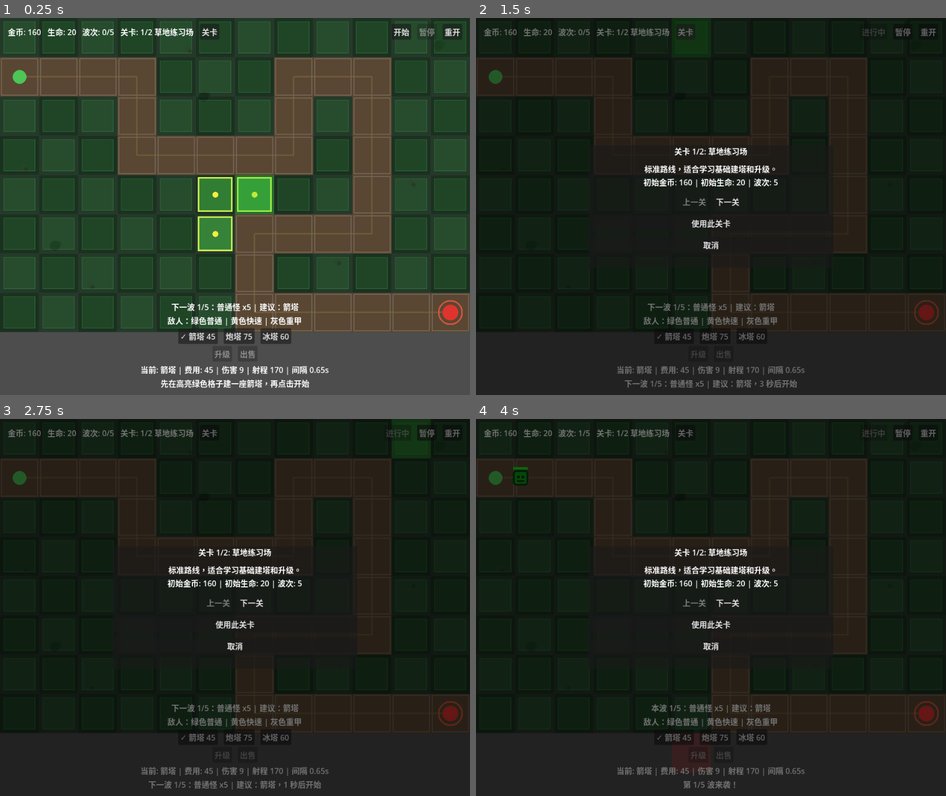
Above: before the commit, frames 1-4 (two rows, left to right).
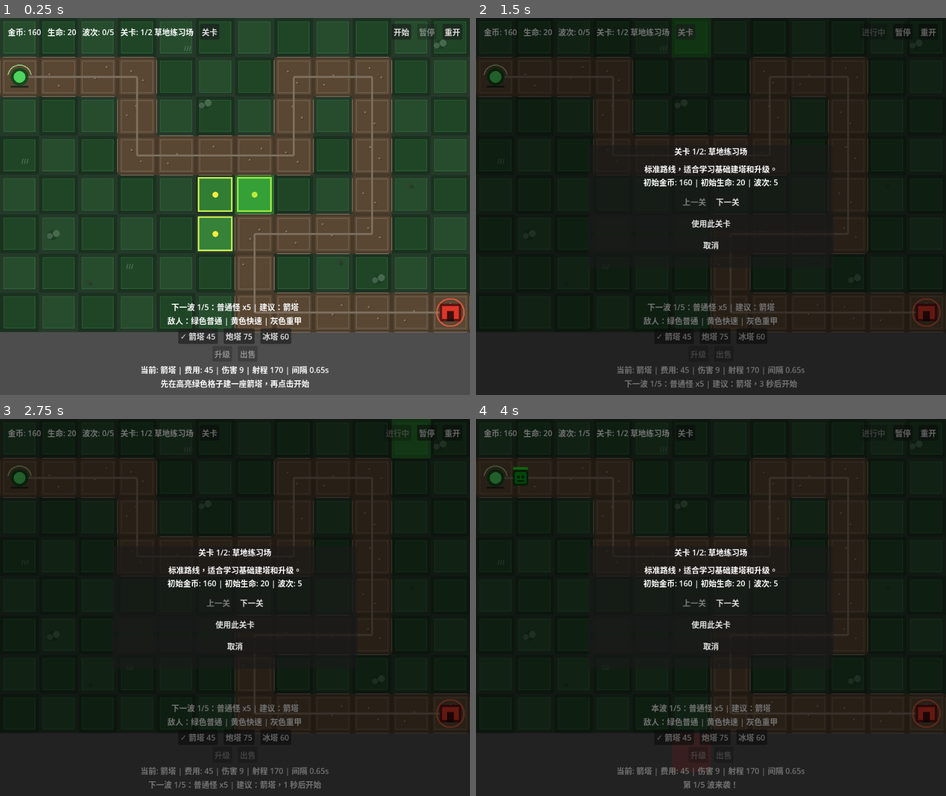
Above: after the commit, the same moments.

Repository: liang04/TowerDefense
Game: Godot game, scene res://scenes/main.tscn
Two runs of this game, one before a commit and one after it. Both use one fixed random seed, a clock stepped at 60 frames per second and the inputs below.
Inputs:
- Up to frame 1 (0.25 s): no input
- Up to frame 2 (1.5 s): click "开始" at 0.5 s; click "关卡" at 1.25 s
- Up to frame 3 (2.75 s): click "暂停" at 2 s
- Up to frame 4 (4 s): click "重开" at 2.75 s; click "✓ 箭塔 45" at 3.5 s

The runs differ from the first frame. In frame 1, 6.0% of the frame differs, in the area x 0-100%, y 5-84%; in frame 2, 0.7%; in frame 3, 0.7%; in frame 4, 0.7%.

Commit message:
Improve map background details

Diff:
--- a/scripts/main.gd
+++ b/scripts/main.gd
@@ -272,20 +272,43 @@
 			tint.a = 0.45
 			draw_rect(Rect2(cell_origin, Vector2(GameManager.CELL_SIZE, GameManager.CELL_SIZE)), tint)
 
-	# 固定装饰点，避免运行时随机导致地图闪烁。
-	var decorations := [
-		Vector2(1.4, 5.8), Vector2(2.3, 6.8), Vector2(4.8, 0.8),
-		Vector2(5.2, 2.0), Vector2(8.6, 6.2), Vector2(10.5, 4.2),
-		Vector2(11.2, 0.7), Vector2(0.6, 3.8)
+	_draw_ground_details(background_color)
+
+func _draw_ground_details(background_color: Color) -> void:
+	var grass_color := background_color.lightened(0.28)
+	var dark_grass := background_color.darkened(0.18)
+	var rock_color := Color(0.18, 0.18, 0.16, 0.58)
+	var details := [
+		{"cell": Vector2i(1, 5), "offset": Vector2(28, 42), "kind": "bush"},
+		{"cell": Vector2i(2, 6), "offset": Vector2(20, 58), "kind": "rock"},
+		{"cell": Vector2i(4, 0), "offset": Vector2(62, 62), "kind": "grass"},
+		{"cell": Vector2i(5, 2), "offset": Vector2(18, 16), "kind": "bush"},
+		{"cell": Vector2i(8, 6), "offset": Vector2(52, 16), "kind": "rock"},
+		{"cell": Vector2i(10, 4), "offset": Vector2(36, 20), "kind": "rock"},
+		{"cell": Vector2i(11, 0), "offset": Vector2(18, 54), "kind": "bush"},
+		{"cell": Vector2i(0, 3), "offset": Vector2(50, 52), "kind": "grass"},
+		{"cell": Vector2i(3, 6), "offset": Vector2(24, 26), "kind": "grass"},
+		{"cell": Vector2i(9, 6), "offset": Vector2(52, 52), "kind": "bush"},
 	]
-	for i in range(decorations.size()):
-		var pos: Vector2 = decorations[i] * GameManager.CELL_SIZE
-		if i % 3 == 0:
-			draw_circle(pos, 10.0, Color(0.07, 0.13, 0.08, 0.65))
-			draw_circle(pos + Vector2(7, -3), 7.0, Color(0.08, 0.16, 0.09, 0.55))
-		else:
-			draw_circle(pos, 6.0, Color(0.18, 0.18, 0.16, 0.6))
-			draw_circle(pos + Vector2(5, 4), 4.0, Color(0.1, 0.1, 0.09, 0.55))
+
+	for detail in details:
+		var cell: Vector2i = detail["cell"]
+		if cell in GameManager.path_cells:
+			continue
+
+		var pos: Vector2 = Vector2(cell.x, cell.y) * GameManager.CELL_SIZE + detail["offset"]
+		match String(detail["kind"]):
+			"bush":
+				draw_circle(pos, 10.0, dark_grass)
+				draw_circle(pos + Vector2(7, -3), 7.0, grass_color.darkened(0.12))
+				draw_circle(pos + Vector2(-6, 2), 6.0, grass_color.darkened(0.2))
+			"rock":
+				draw_circle(pos, 6.0, rock_color)
+				draw_circle(pos + Vector2(5, 4), 4.0, rock_color.darkened(0.35))
+			_:
+				for blade in range(3):
+					var x := float(blade * 5 - 5)
+					draw_line(pos + Vector2(x, 5), pos + Vector2(x + 2, -5), grass_color, 1.6)
 
 func _draw_buildable_cells() -> void:
 	var buildable_color := GameManager.get_level_buildable_color()
@@ -344,20 +367,61 @@
 			GameManager.CELL_SIZE,
 			GameManager.CELL_SIZE
 		)
-		draw_rect(rect, path_color)
-		draw_rect(rect.grow(-3), path_color.lightened(0.16), false, 2.0)
+		draw_rect(rect, path_color.darkened(0.2))
+		draw_rect(rect.grow(-4), path_color)
+		draw_rect(rect.grow(-8), path_color.lightened(0.12), false, 1.5)
+		_draw_path_cell_details(cell, path_color)
 
 	# 绘制路径点连线（辅助线）
 	if GameManager.path_points.size() > 1:
 		for i in range(GameManager.path_points.size() - 1):
 			draw_line(GameManager.path_points[i], GameManager.path_points[i + 1],
-					  Color(0.5, 0.4, 0.25, 0.6), 3.0)
+					  path_color.lightened(0.22), 4.0)
 
 		var start_point := GameManager.path_points[0]
 		var end_point := GameManager.path_points[GameManager.path_points.size() - 1]
-		draw_circle(start_point, 14.0, Color(0.3, 0.8, 0.35, 0.95))
-		draw_circle(end_point, 16.0, Color(0.9, 0.2, 0.18, 0.95))
-		draw_arc(end_point, 24.0, 0.0, TAU, 32, Color(1.0, 0.35, 0.25, 0.75), 3.0)
+		_draw_start_marker(start_point)
+		_draw_goal_marker(end_point)
+
+func _draw_path_cell_details(cell: Vector2i, path_color: Color) -> void:
+	var base := Vector2(cell.x, cell.y) * GameManager.CELL_SIZE
+	var seed := cell.x * 37 + cell.y * 53
+	var pebble_color := path_color.lightened(0.25)
+	var shadow_color := path_color.darkened(0.28)
+
+	for i in range(2):
+		var offset := Vector2(
+			float(18 + ((seed + i * 19) % 43)),
+			float(18 + ((seed * 3 + i * 23) % 42))
+		)
+		var pos := base + offset
+		draw_circle(pos, 2.5, shadow_color)
+		draw_circle(pos + Vector2(-1, -1), 1.6, pebble_color)
+
+	for direction in [Vector2i(1, 0), Vector2i(-1, 0), Vector2i(0, 1), Vector2i(0, -1)]:
+		var neighbor: Vector2i = cell + direction
+		if neighbor in GameManager.path_cells:
+			continue
+
+		if direction.x != 0:
+			var x := base.x + (GameManager.CELL_SIZE if direction.x > 0 else 0)
+			draw_line(Vector2(x, base.y + 6), Vector2(x, base.y + GameManager.CELL_SIZE - 6), path_color.lightened(0.18), 2.0)
+		else:
+			var y := base.y + (GameManager.CELL_SIZE if direction.y > 0 else 0)
+			draw_line(Vector2(base.x + 6, y), Vector2(base.x + GameManager.CELL_SIZE - 6, y), path_color.lightened(0.18), 2.0)
+
+func _draw_start_marker(start_point: Vector2) -> void:
+	draw_circle(start_point, 18.0, Color(0.08, 0.28, 0.11, 0.95))
+	draw_circle(start_point, 12.0, Color(0.32, 0.86, 0.38, 0.95))
+	draw_line(start_point + Vector2(-18, 20), start_point + Vector2(18, 20), Color(0.08, 0.12, 0.08, 0.8), 4.0)
+	draw_arc(start_point, 24.0, PI * 1.05, PI * 1.95, 24, Color(0.68, 1.0, 0.58, 0.75), 2.0)
+
+func _draw_goal_marker(end_point: Vector2) -> void:
+	var base := Rect2(end_point - Vector2(22, 18), Vector2(44, 36))
+	draw_rect(base, Color(0.35, 0.08, 0.07, 0.95))
+	draw_rect(base.grow(-5), Color(0.9, 0.22, 0.16, 0.95))
+	draw_rect(Rect2(end_point + Vector2(-7, -3), Vector2(14, 21)), Color(0.12, 0.04, 0.04, 0.85))
+	draw_arc(end_point, 28.0, 0.0, TAU, 32, Color(1.0, 0.38, 0.25, 0.75), 3.0)
 
 func _draw_hover() -> void:
 	# 鼠标悬停高亮
Not shown, changed: docs/game_design.md
